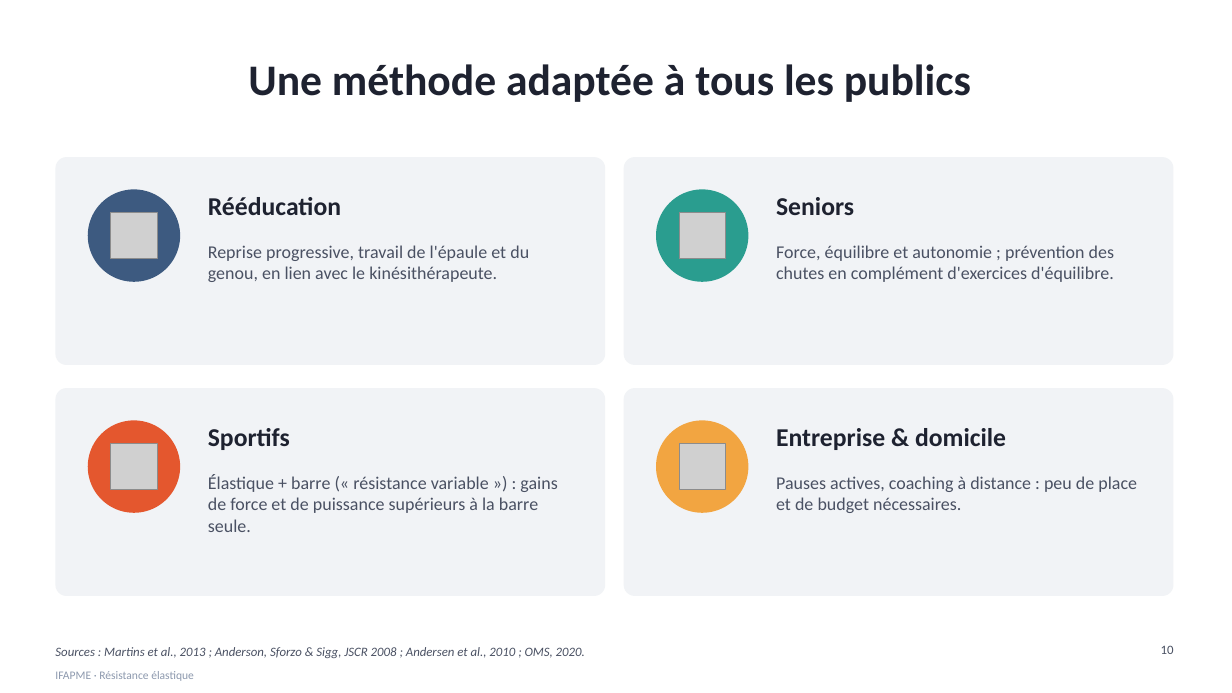
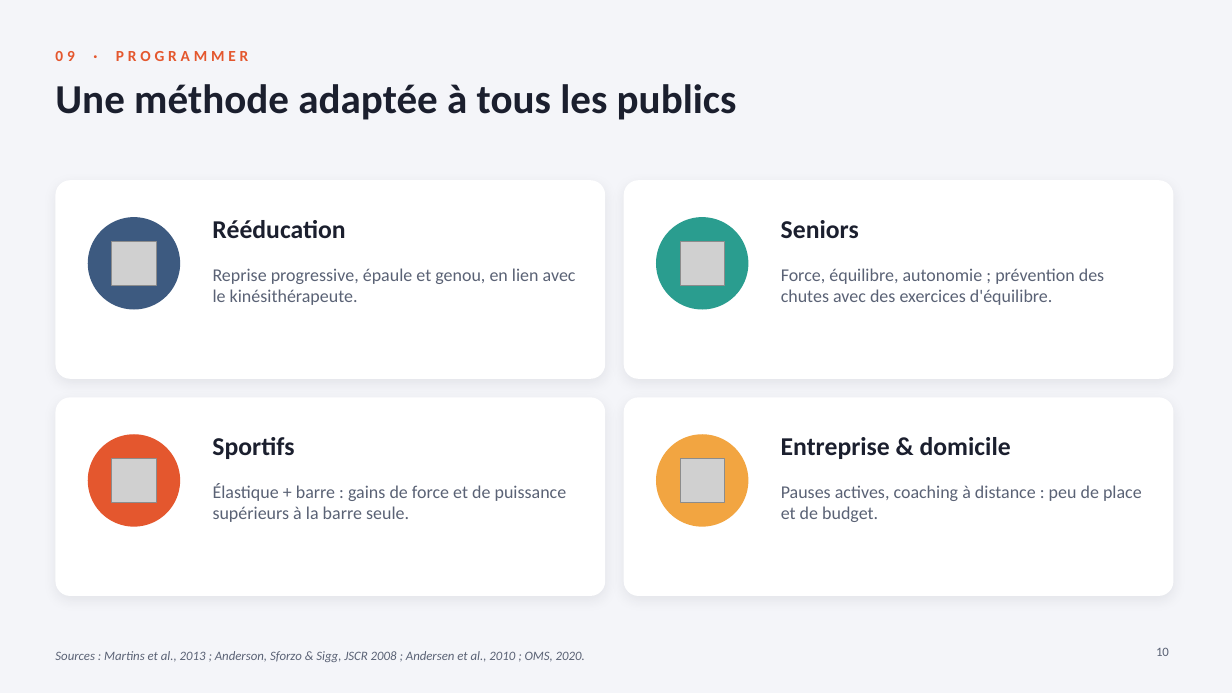
Before and after one commit to arthurdfrn-cloud/squadsync, a slide deck: slide 10 of presentations/elastique-ifapme/Entrainement_elastique_IFAPME.pptx. Drawn at 1232x693 pixels with LibreOffice and Linux fonts; fonts in the diff are those of the drawing; grey boxes stand for pictures; background and template pictures are left out. Boxes give left, top, right and bottom in pixels: in the first picture for what was removed or moved away, otherwise in the second. Text is boxed around its words. In the diff, an @@ line names an element or a change of style, - is before the commit and + after.

```diff
--- a/presentations/elastique-ifapme/Entrainement_elastique_IFAPME.pptx
+++ b/presentations/elastique-ifapme/Entrainement_elastique_IFAPME.pptx
@@ background #FFFFFF to #F4F5F9 @@
@@ text added at bbox=[55, 51, 248, 61], 12 pt, text #E4572E, bold @@
+09 · PROGRAMMER
@@ title "Une méthode adaptée à tous ...": place and size @@
-title "Une méthode adaptée à tous ..." at bbox=[248, 64, 971, 102]
+title "Une méthode adaptée à tous ..." at bbox=[55, 84, 737, 120]
@@ title "Une méthode adaptée à tous ..." at bbox=[55, 84, 737, 120]: size 34 to 32 pt, text colour #1E2230 to #1B1F2E; alignment centre to left; vertical alignment middle to top @@
@@ rounded rectangle: place and size @@
-rounded rectangle at bbox=[55, 157, 605, 365]
+rounded rectangle at bbox=[55, 180, 605, 379]
@@ fill #F1F3F6 to #FFFFFF; shadow on; proportions changed in 4 elements at bbox=[55, 397, 605, 596], bbox=[624, 397, 1174, 596], bbox=[55, 180, 605, 379], bbox=[624, 180, 1174, 379] @@
@@ rounded rectangle: place and size @@
-rounded rectangle at bbox=[624, 157, 1174, 365]
+rounded rectangle at bbox=[624, 180, 1174, 379]
@@ text "Rééducation": place and size @@
-text "Rééducation" at bbox=[208, 197, 341, 215]
+text "Rééducation" at bbox=[212, 220, 345, 238]
@@ 2 pictures, 2 ellipses: place and size @@
-2 pictures, 2 ellipses at bbox=[88, 189, 749, 282]
+2 pictures, 2 ellipses at bbox=[88, 217, 749, 310]
@@ text colour #1E2230 to #1B1F2E in 4 elements at bbox=[781, 437, 1011, 459], bbox=[212, 437, 294, 459], bbox=[212, 220, 345, 238], bbox=[781, 220, 859, 238] @@
@@ text "Seniors": place and size @@
-text "Seniors" at bbox=[776, 197, 854, 215]
+text "Seniors" at bbox=[781, 220, 859, 238]
@@ text at bbox=[213, 268, 576, 305]: text changed; text colour #4A5163 to #5A6275 @@
-Reprise progressive, travail de l'épaule et du genou, en lien avec le kinésithérapeute.
+Reprise progressive, épaule et genou, en lien avec le kinésithérapeute.
@@ text at bbox=[781, 268, 1104, 305]: text changed; text colour #4A5163 to #5A6275 @@
-Force, équilibre et autonomie ; prévention des chutes en complément d'exercices d'équilibre.
+Force, équilibre, autonomie ; prévention des chutes avec des exercices d'équilibre.
@@ rounded rectangle: place and size @@
-rounded rectangle at bbox=[55, 388, 605, 596]
+rounded rectangle at bbox=[55, 397, 605, 596]
@@ rounded rectangle: place and size @@
-rounded rectangle at bbox=[624, 388, 1174, 596]
+rounded rectangle at bbox=[624, 397, 1174, 596]
@@ text "Sportifs": place and size @@
-text "Sportifs" at bbox=[208, 428, 290, 450]
+text "Sportifs" at bbox=[212, 437, 294, 459]
@@ text "Entreprise & domicile": place and size @@
-text "Entreprise & domicile" at bbox=[776, 428, 1006, 450]
+text "Entreprise & domicile" at bbox=[781, 437, 1011, 459]
@@ 2 pictures, 2 ellipses: place and size @@
-2 pictures, 2 ellipses at bbox=[88, 421, 749, 513]
+2 pictures, 2 ellipses at bbox=[88, 434, 749, 527]
@@ text at bbox=[213, 483, 567, 522]: text changed; text colour #4A5163 to #5A6275 @@
-Élastique + barre (« résistance variable ») : gains de force et de puissance supérieurs à la barre seule.
+Élastique + barre : gains de force et de puissance supérieurs à la barre seule.
@@ text at bbox=[781, 485, 1142, 522]: text changed; text colour #4A5163 to #5A6275 @@
-Pauses actives, coaching à distance : peu de place et de budget nécessaires.
+Pauses actives, coaching à distance : peu de place et de budget.
@@ text "Sources : Martins et al., ..." at bbox=[55, 651, 585, 662]: text colour #4A5163 to #5A6275 @@
@@ page number at bbox=[1156, 647, 1169, 656]: text colour #4A5163 to #5A6275 @@
@@ text removed at bbox=[55, 671, 194, 681] @@
-IFAPME · Résistance élastique
```
Also in this commit, not shown: 11 other slides changed, 2 other files.
